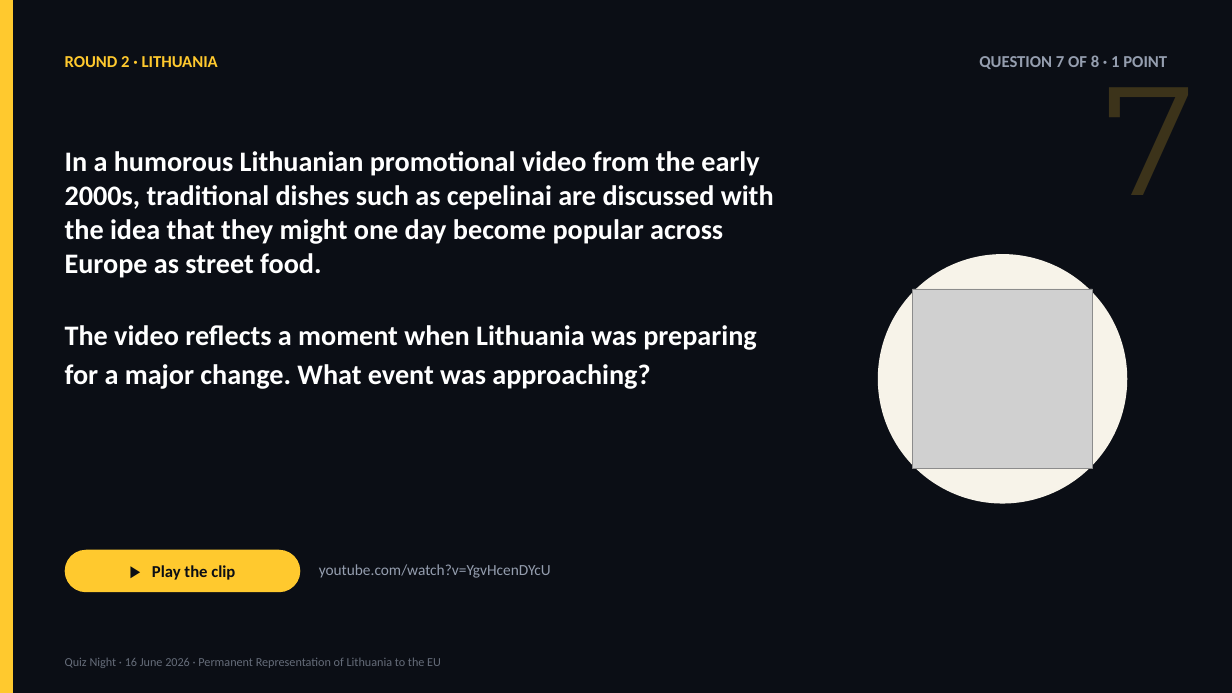
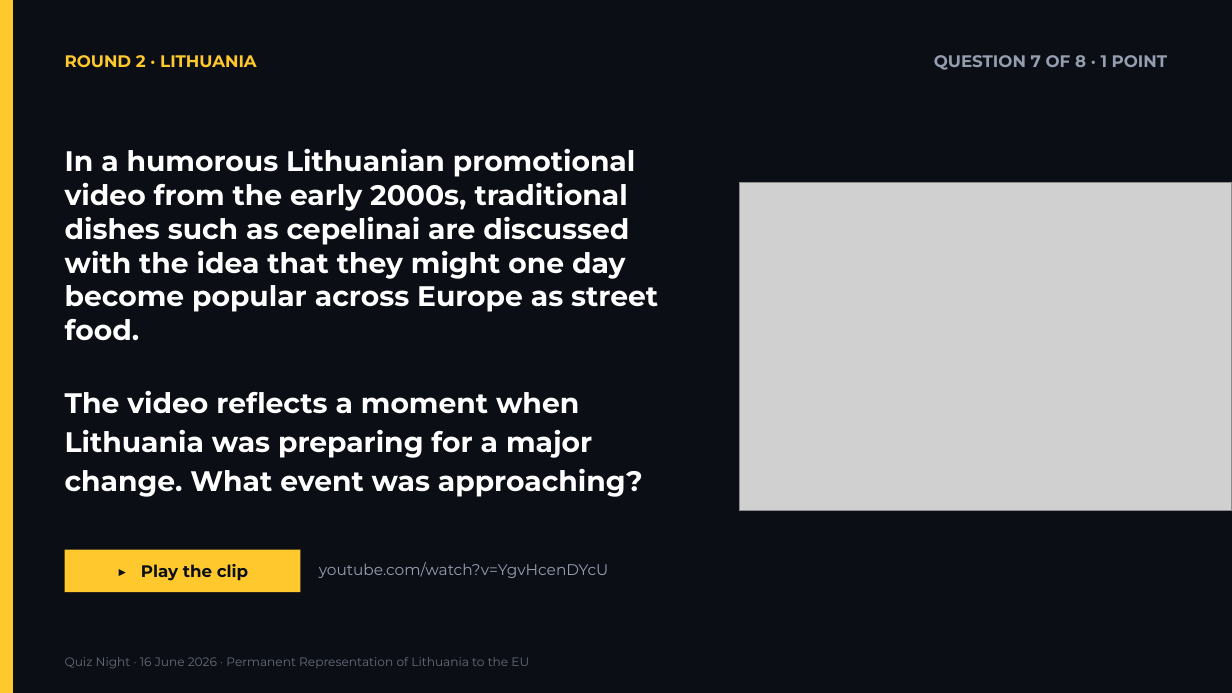
Before and after one commit to splice11/protmusis, a slide deck: slide 29 of Quiz_Night_2026-06-16.pptx. Drawn at 1232x693 pixels with LibreOffice and Linux fonts; fonts in the diff are those of the drawing; grey boxes stand for pictures. Boxes give left, top, right and bottom in pixels: in the first picture for what was removed or moved away, otherwise in the second. Text is boxed around its words. In the diff, an @@ line names an element or a change of style, - is before the commit and + after.

```diff
--- a/Quiz_Night_2026-06-16.pptx
+++ b/Quiz_Night_2026-06-16.pptx
@@ text removed at [1104,56,1195,195] @@
-7
@@ picture added at [739,182,1232,511] @@
@@ ellipse removed at [878,254,1128,504] @@
@@ picture removed at [913,289,1092,469] @@
@@ rectangle "▶ Play the clip" at [65,550,300,592]: font Calibri to Montserrat; rounded rectangle to rectangle @@
@@ font Calibri to Montserrat in 5 elements at [65,657,529,668], [65,55,257,68], [934,55,1167,70], [65,148,658,497], [319,562,608,578] @@
```
Also in this commit, not shown: 48 other slides changed, 44 other files.
